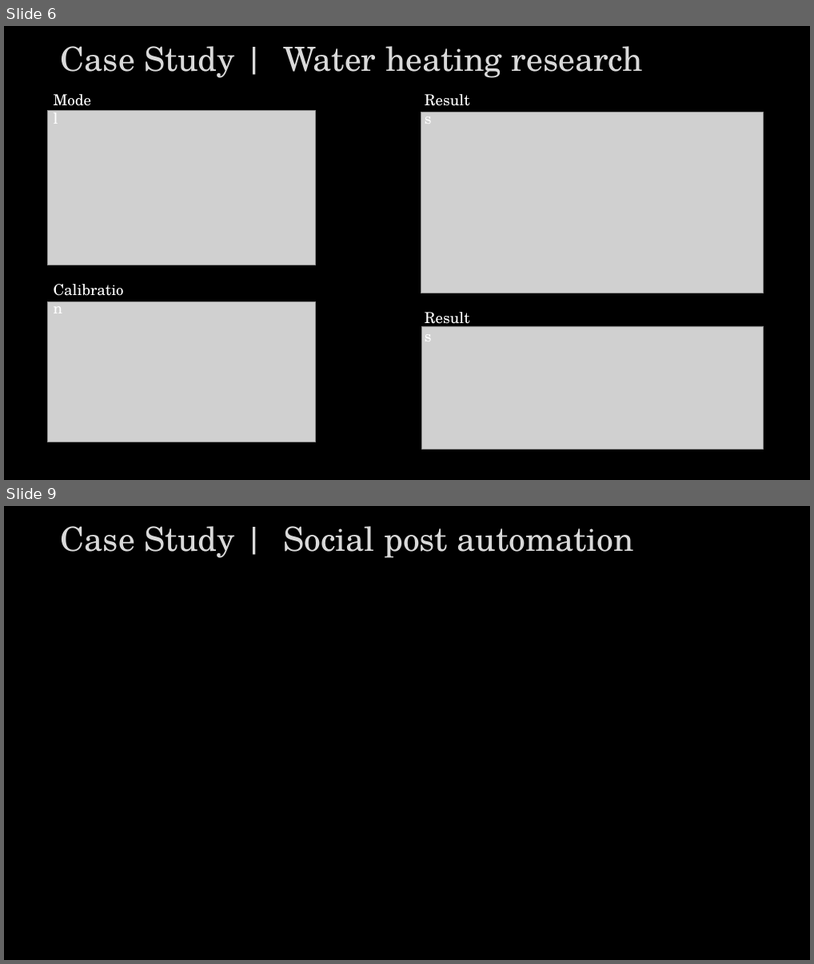
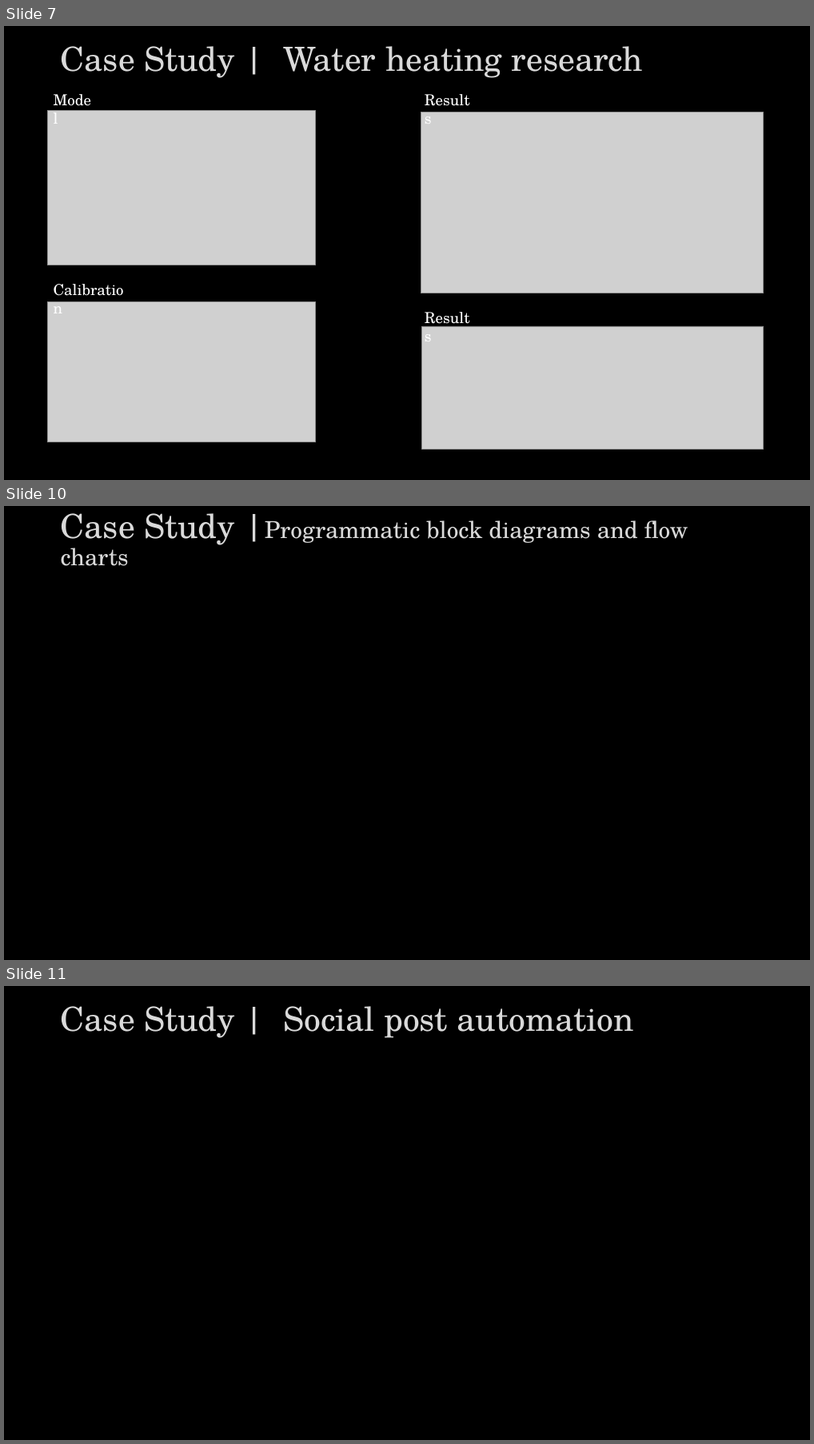
Before and after one commit to Tooblippe/tooblippe.github.io, a slide deck: assets/presentation-elements.pptx. Shown one above the other, each under a label of ours: slides 6 and 9 before the commit, slides 7, 10 and 11 after it; the slides between them are not shown. The pictures are 814x964 and 814x1444 pixels, drawn with LibreOffice and Linux fonts; fonts in the diff are those of the drawing; grey boxes stand for pictures. Boxes give left, top, right and bottom in pixels: in the first picture for what was removed or moved away, otherwise in the second. Text is boxed around its words. In the diff, an @@ line names an element or a change of style, - is before the commit and + after.

```diff
--- a/assets/presentation-elements.pptx
+++ b/assets/presentation-elements.pptx
@@ slide 10 added at <box>4,506,810,960</box>, background #000000 @@
@@ title added at <box>61,513,689,566</box>, 27.9 pt, text #D9D9D9 @@
+Case Study |Programmatic block diagrams and flow charts
@@ what was slide 6 is now slide 7 @@
@@ what was slide 9 is now slide 11 @@
```
Also in this commit, not shown: 5 slides changed, 2 other slides added, 1 slide removed, 9 other files.
